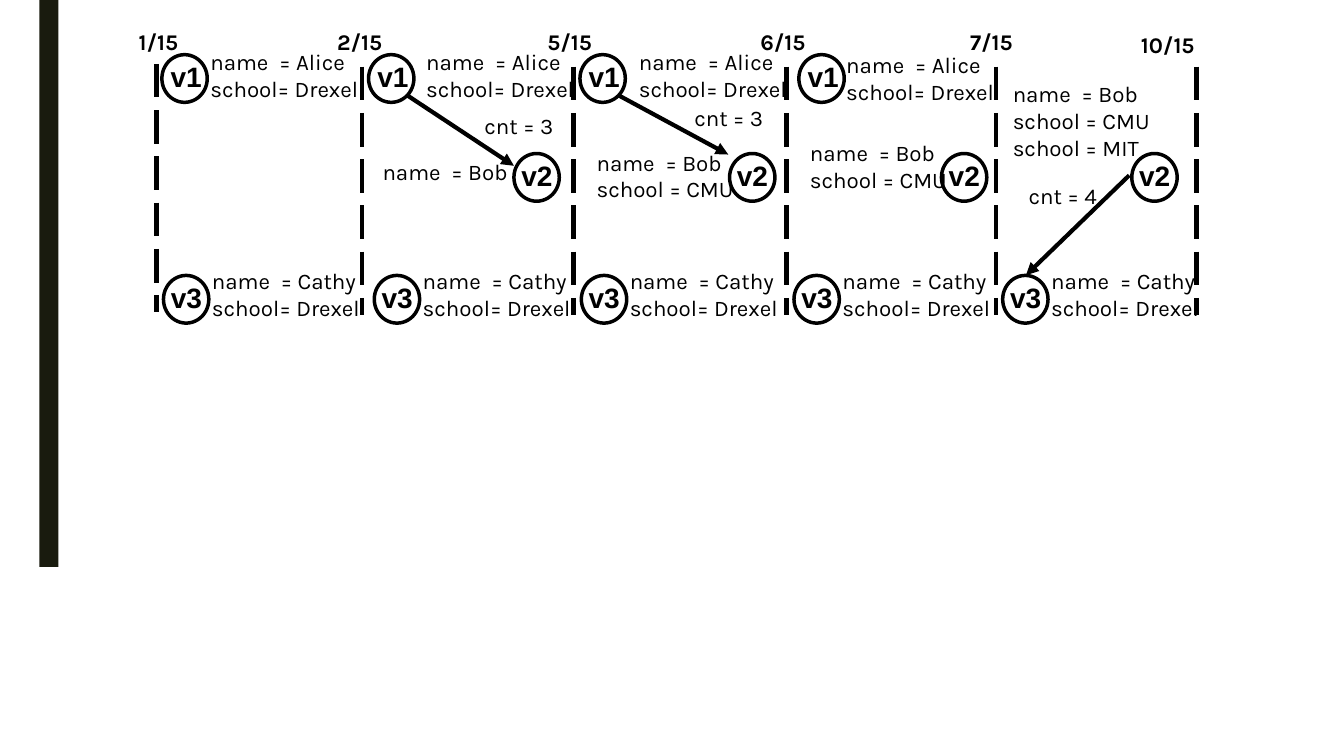
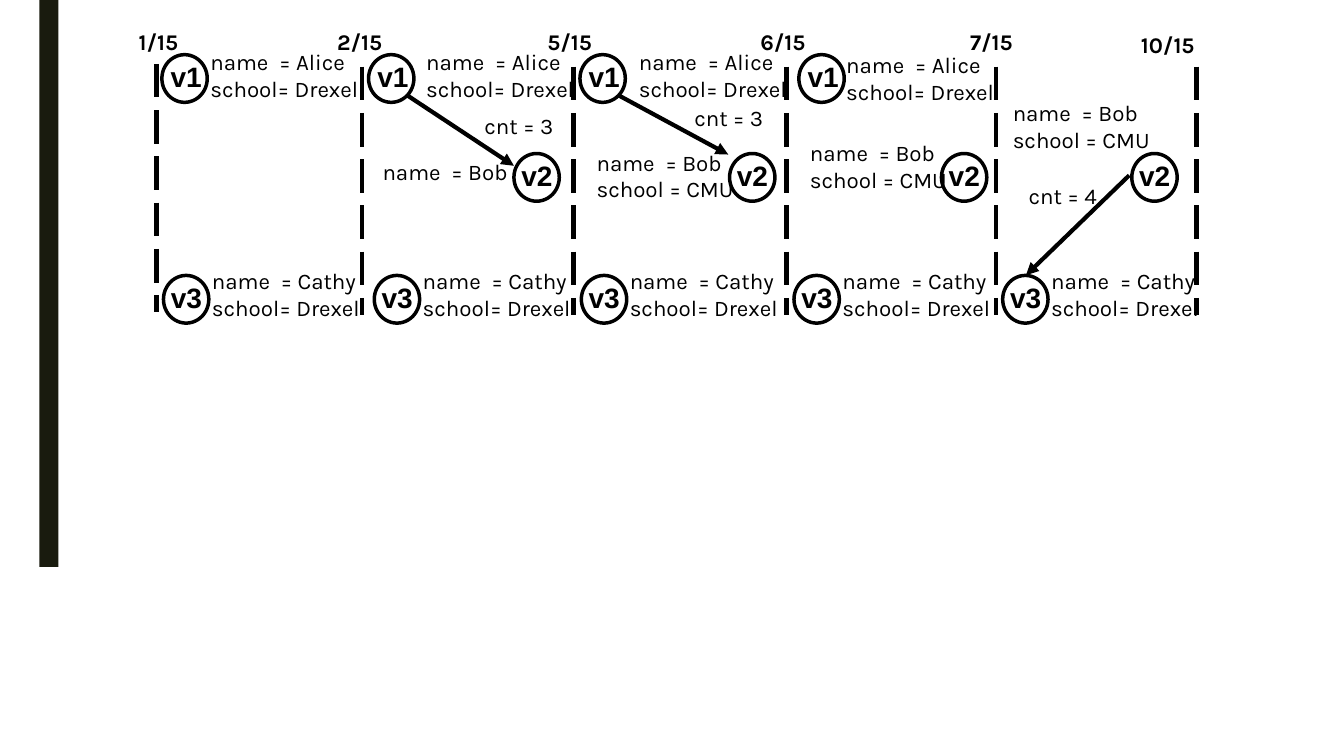
Before and after one commit to PortalDB/portal, a slide deck: slide 1 of paper/sigmod2017/figs/model.pptx. Drawn at 1344x756 pixels with LibreOffice and Linux fonts; fonts in the diff are those of the drawing. Boxes give left, top, right and bottom in pixels: in the first picture for what was removed or moved away, otherwise in the second. Text is boxed around its words. In the diff, an @@ line names an element or a change of style, - is before the commit and + after.

```diff
--- a/paper/sigmod2017/figs/model.pptx
+++ b/paper/sigmod2017/figs/model.pptx
@@ text "name = Bob": place and size @@
-text "name = Bob" at (1013, 86, 1149, 163)
+text "name = Bob" at (1013, 105, 1149, 154)
@@ text at (1013, 140, 1138, 163): paragraph removed @@
-school = MIT
```
Also in this commit, not shown: 3 other slides changed, 9 other files.
